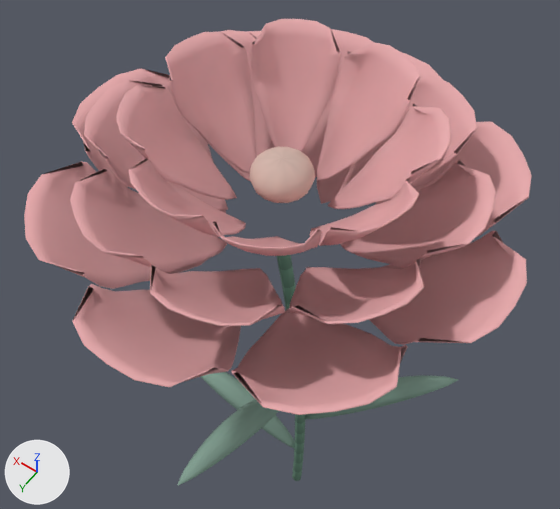
A saved change to the glTF model www/models/flowers/carnation-common-v2.glb.
The view is the same before and after, from a 50 mm camera at (-0.628, 0.991, 2.886) aimed at (0.205, -0.175, 1.054). Every picture has the same lights, and +X, +Y and +Z are marked at lower left. The first picture is the older version. Vertices at exactly the same position are counted once.

The first picture shows 'carnation-common-v2-center', 'carnation-common-v2-leaf', 'carnation-common-v2-petal', 'carnation-common-v2-stem'.
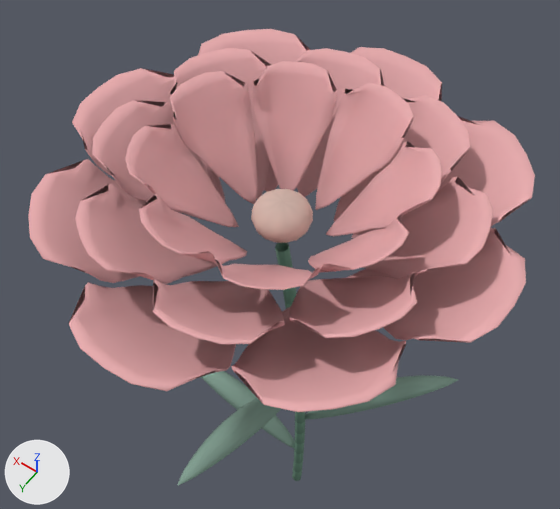
Boxes (x1, y1, x2, y2) around the edits, measured in the pictures (560 x 509 px):
'carnation-common-v2-petal', reshaped
    before: (24, 19, 532, 415)
    after: (28, 29, 535, 412)
'carnation-common-v2-center', moved
    before: (249, 146, 315, 203)
    after: (251, 189, 313, 243)

What changed in the scene script:
```text
Change me_carnation_common_v2_center:
    used by ob_carnation_common_v2_center; location = (0.0, 0.0, 0.0)
    remove me_carnation_common_v2_center.from_pydata(...)  # 144 vertices, 256 faces; spans x 0.006..0.156, y -0.086..0.064, z 1.559..1.663
    add me_carnation_common_v2_center.from_pydata(...)  # 144 vertices, 256 faces; spans x 0.006..0.156, y -0.086..0.064, z 1.418..1.522
    me_carnation_common_v2_center part 1: the whole mesh is moved by (0.0, 0.0, -0.141)
Change me_carnation_common_v2_petal:
    used by ob_carnation_common_v2_petal; location = (0.0, 0.0, 0.0)
    remove me_carnation_common_v2_petal.from_pydata(...)  # 4368 vertices, 8640 faces; spans x -0.5..0.662, y -0.592..0.57, z 1.349..1.781
    add me_carnation_common_v2_petal.from_pydata(...)  # 4368 vertices, 8640 faces; spans x -0.498..0.662, y -0.581..0.58, z 1.349..1.661
    me_carnation_common_v2_petal part 2: 4244 of 4368 vertices moved; they spanned x -0.5..0.629, y -0.592..0.57, z 1.357..1.781 and now span x -0.498..0.629, y -0.581..0.58, z 1.363..1.661; mean shift (0.0, 0.0, -0.044); largest move (-0.145, 0.24, 1.774) -> (-0.149, 0.244, 1.654)
```
